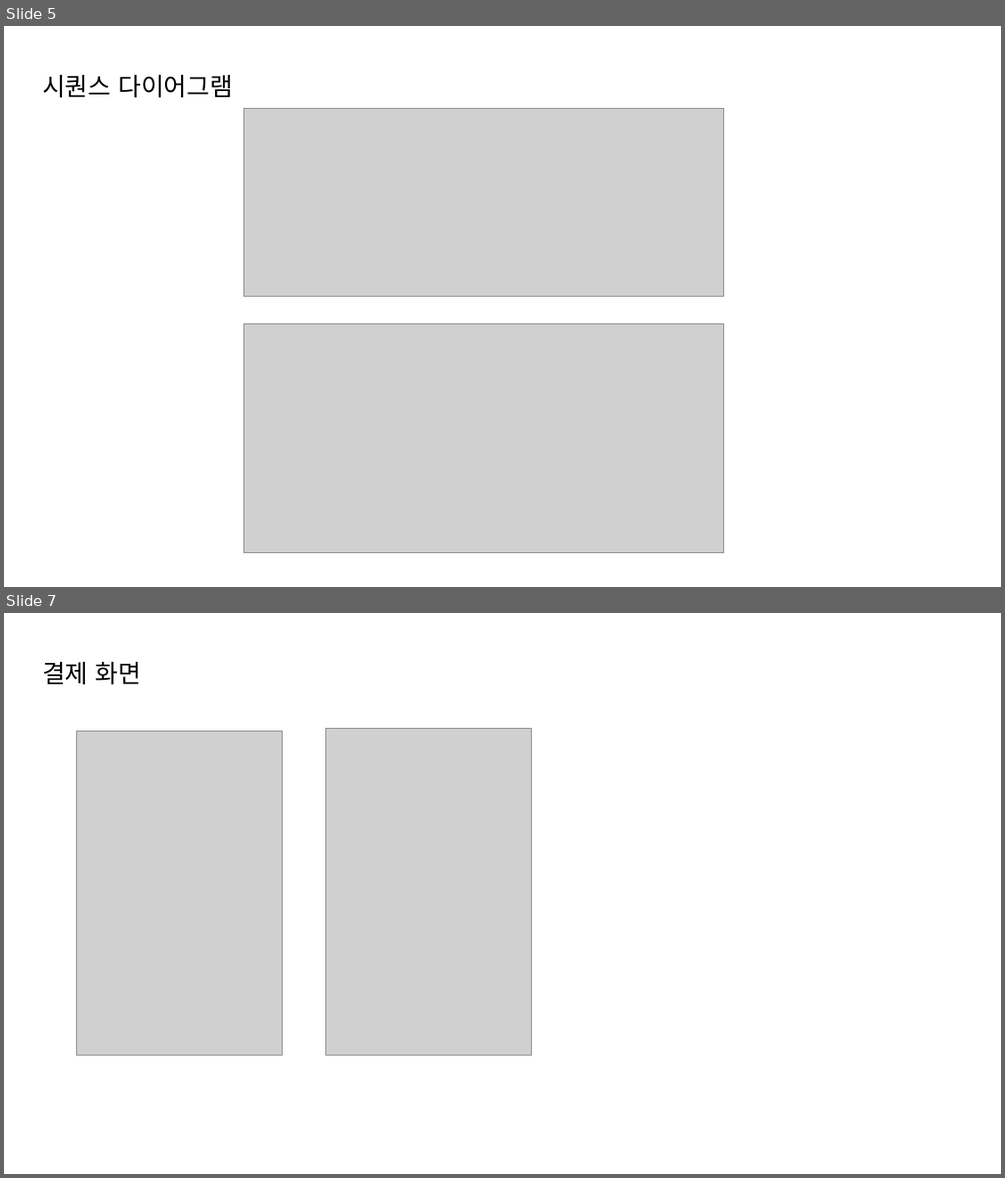
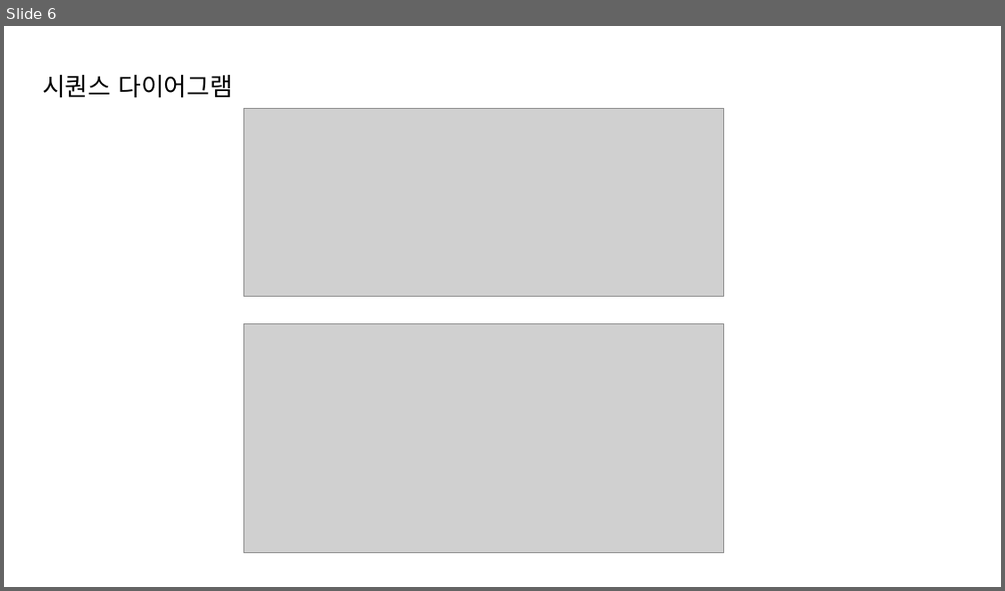
Before and after one commit to dss156/2019_3_2_UML_PBL, a slide deck: 발표자료.pptx. Shown one above the other, each under a label of ours: slides 5 and 7 before the commit, slide 6 after it; the slides between them are not shown. The pictures are 1005x1178 and 1005x591 pixels, drawn with LibreOffice and Linux fonts; fonts in the diff are those of the drawing; grey boxes stand for pictures. Boxes give left, top, right and bottom in pixels: in the first picture for what was removed or moved away, otherwise in the second. Text is boxed around its words. In the diff, an @@ line names an element or a change of style, - is before the commit and + after.

```diff
--- a/발표자료.pptx
+++ b/발표자료.pptx
@@ slide 7 removed at [4, 613, 1001, 1174], background #FFFFFF @@
@@ text removed at [42, 661, 141, 685] @@
-결제 화면
@@ picture removed at [77, 731, 283, 1055] @@
@@ picture removed at [326, 728, 532, 1055] @@
@@ what was slide 5 is now slide 6 @@
```
Also in this commit, not shown: 3 slides changed, 1 slide added, 1 other file.
